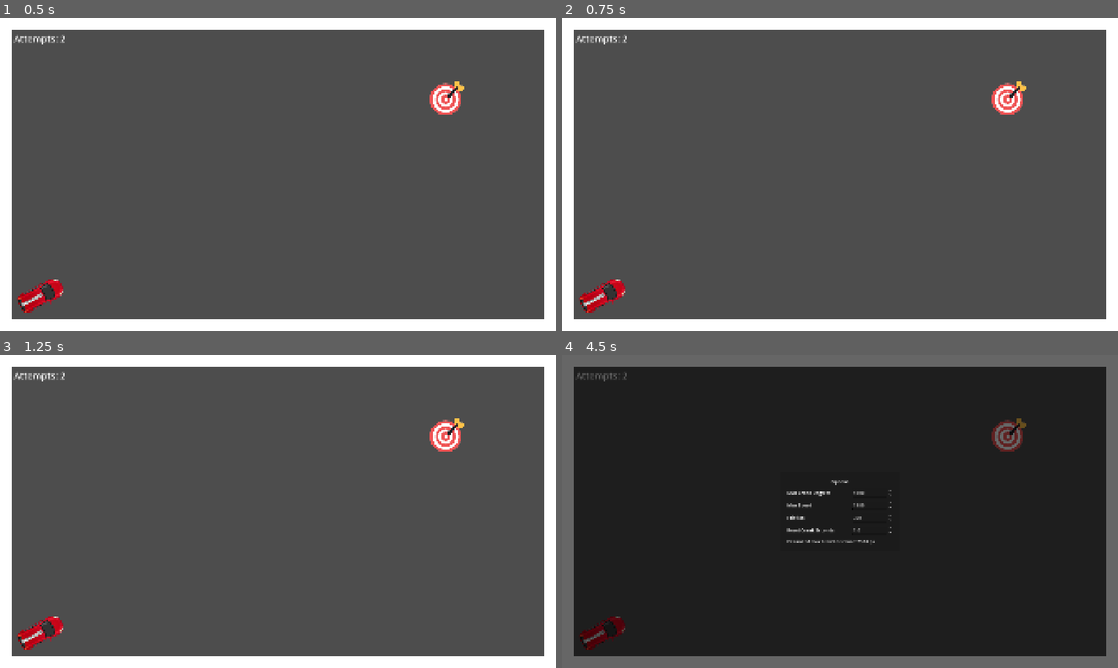
Above: before the commit, frames 1-4 (two rows, left to right).
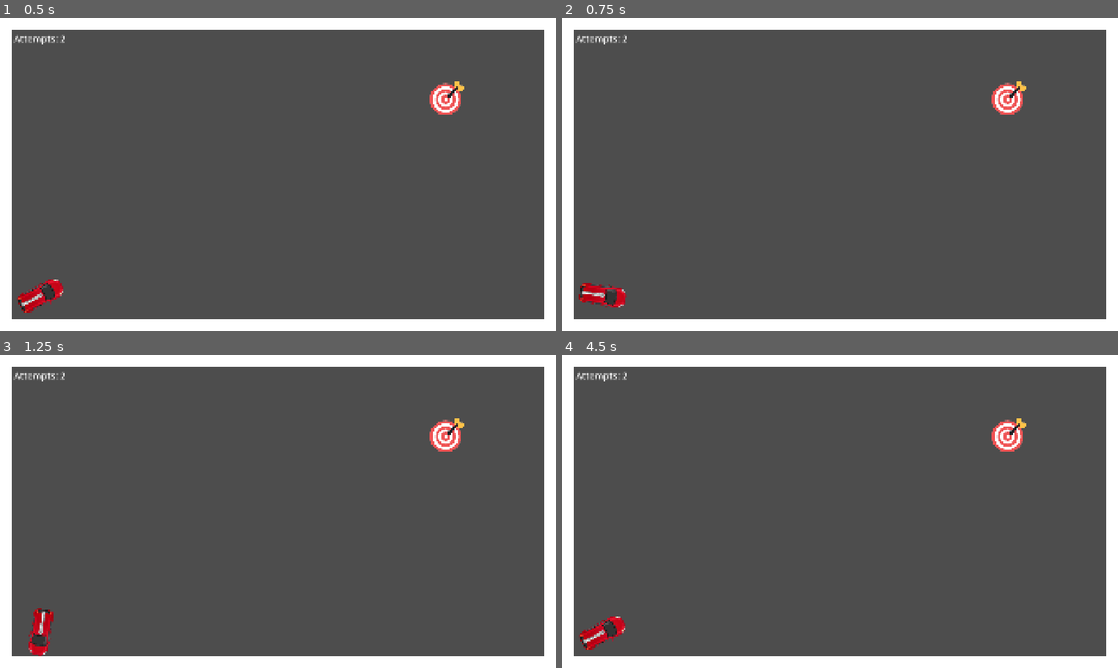
Above: after the commit, the same moments.

Repository: shlomiatia/GMTK2026
Game: Godot game, scene res://Scenes/Main/Main.tscn
Two runs of this game, one before a commit and one after it. Both use one fixed random seed, a clock stepped at 60 frames per second and the inputs below.
Inputs (mouse positions are in pixels of both pictures, inside the frame that each line leads up to):
- Up to frame 1 (0.5 s): no input
- Up to frame 2 (0.75 s): tap Enter at 0.5 s; move the mouse to (962, 158) at 0.52 s; hold D (right) from 0.53 s (still down); click (962, 158) at 0.6 s
- Up to frame 3 (1.25 s): keep holding D (right)
- Up to frame 4 (4.5 s): move the mouse to (728, 527) at 1.27 s; release D (right) at 1.28 s; hold A (left) 1.28-2.03 s; click (728, 527) at 1.35 s; move the mouse to (895, 442) at 2.02 s; hold D (right) 2.03-3.53 s; click (895, 442) at 2.1 s; move the mouse to (812, 574) at 2.77 s; click (812, 574) at 2.85 s; move the mouse to (1006, 558) at 3.52 s; hold A (left) 3.53-4.25 s; click (1006, 558) at 3.6 s; tap Escape (options) at 4.15 s; click (840, 473) at 4.25 s, where only the run after the commit has a clickable "Free Steering"

Frame 1 is identical in both runs. In frame 2, 0.5% of the frame differs, in the area x 3-12%, y 83-95%; in frame 3, 0.7%; in frame 4, 100%, in the area x 0-100%, y 0-100%.

Commit message:
rotation mode

Diff:
--- a/Scenes/Car/car.gd
+++ b/Scenes/Car/car.gd
@@ -2,6 +2,7 @@
 
 signal launched
 signal rested
+signal steer_phase_started
 
 @onready var _crank_sprite: Sprite2D = $Crank
 @onready var _crank_area_shape: CollisionShape2D = $Crank/Area2D/CollisionShape2D
@@ -16,6 +17,11 @@
 var _using_mouse: bool = false
 var _virtual_mouse_pos: Vector2 = Vector2.ZERO
 
+var _steer_phase: bool = false
+var _steer_crank_degrees: float = 0.0
+var _last_full_steer_rotations: int = 0
+var _steer_multiplier: float = 0.0
+
 
 func _input(event: InputEvent) -> void:
 	if !_cranking || !_using_mouse || Input.mouse_mode != Input.MOUSE_MODE_CAPTURED:
@@ -26,9 +32,10 @@
 	_virtual_mouse_pos += get_viewport().get_canvas_transform().affine_inverse().basis_xform(relative)
 
 
-func _process(_delta: float) -> void:
+func _process(delta: float) -> void:
 	if _is_launched:
 		return
+	_process_rotate_on_start(delta)
 	if Input.is_action_just_pressed("crank"):
 		var mouse_pressed := Input.is_mouse_button_pressed(MOUSE_BUTTON_LEFT)
 		if mouse_pressed && !_is_mouse_over_crank_area():
@@ -43,15 +50,28 @@
 		if _using_mouse:
 			Input.mouse_mode = Input.MOUSE_MODE_VISIBLE
 		_cranking = false
-		_launch()
+		if Constants.steering_mode == Constants.SteeringMode.ROTATION_CRANK && !_steer_phase && _crank_degrees > 0.0:
+			_steer_phase = true
+			steer_phase_started.emit()
+		else:
+			_launch()
 	elif _cranking:
 		var angle := _get_crank_angle()
 		if is_nan(angle):
 			_last_angle = NAN
 		else:
 			if !is_nan(_last_angle):
-				_advance_crank(angle, _last_angle)
+				if _steer_phase:
+					_advance_steer_crank(angle, _last_angle)
+				else:
+					_advance_crank(angle, _last_angle)
 			_last_angle = angle
+
+
+func _process_rotate_on_start(delta: float) -> void:
+	if Constants.steering_mode != Constants.SteeringMode.ROTATE_ON_START:
+		return
+	rotation += deg_to_rad(Constants.rotate_speed) * Input.get_axis("left", "right") * delta
 
 
 func _is_mouse_over_crank_area() -> bool:
@@ -75,12 +95,22 @@
 func _physics_process(delta: float) -> void:
 	if !_is_launched:
 		return
+	var dir := 0.0
+	if Constants.steering_mode == Constants.SteeringMode.FREE_STEERING:
+		dir = Input.get_axis("left", "right")
+	elif Constants.steering_mode == Constants.SteeringMode.ROTATION_CRANK:
+		dir = _steer_multiplier
+	if dir != 0.0:
+		var steer_angle := deg_to_rad(Constants.steer_speed) * dir * delta
+		rotation += steer_angle
+		velocity = velocity.rotated(steer_angle)
 	velocity = velocity.move_toward(Vector2.ZERO, Constants.friction * delta)
 	move_and_slide()
 	if velocity == Vector2.ZERO:
 		_is_launched = false
 		_crank_degrees = 0.0
 		_last_full_rotations = 0
+		_steer_multiplier = 0.0
 		rested.emit()
 
 
@@ -99,11 +129,27 @@
 		_audio_stream_player.play()
 
 
+func _advance_steer_crank(new_angle: float, prev_angle: float) -> void:
+	var delta := wrapf(new_angle - prev_angle, -PI, PI)
+	var max_degrees := Constants.max_steer_crank_rotations * 360.0
+	_steer_crank_degrees = clampf(_steer_crank_degrees + rad_to_deg(delta), -max_degrees, max_degrees)
+	_crank_sprite.rotation_degrees = _steer_crank_degrees
+	var full := int(absf(_steer_crank_degrees) / 360.0)
+	if full > _last_full_steer_rotations:
+		_audio_stream_player.play()
+	_last_full_steer_rotations = full
+
+
 func _launch() -> void:
 	if _crank_degrees <= 0.0 || _is_launched:
 		return
+	if Constants.steering_mode == Constants.SteeringMode.ROTATION_CRANK:
+		_steer_multiplier = _steer_crank_degrees / (Constants.max_steer_crank_rotations * 360.0)
 	_is_launched = true
 	launched.emit()
 	var tween := create_tween()
 	tween.tween_property(_crank_sprite, "rotation_degrees", 0.0, Constants.reset_crank_seconds).set_trans(Tween.TRANS_BACK).set_ease(Tween.EASE_OUT)
 	velocity = - transform.y * (_crank_degrees / Constants.max_crank_degrees) * Constants.max_speed
+	_steer_phase = false
+	_steer_crank_degrees = 0.0
+	_last_full_steer_rotations = 0
--- a/Scenes/Level/level.gd
+++ b/Scenes/Level/level.gd
@@ -17,6 +17,8 @@
 	_goal = get_tree().get_first_node_in_group("goal") as Goal
 	_car.launched.connect(_on_car_launched)
 	_car.rested.connect(_on_car_rested)
+	_car.steer_phase_started.connect(_on_car_steer_phase_started)
+	_show_crank_hint()
 
 
 func _process(_delta: float) -> void:
@@ -25,6 +27,7 @@
 
 
 func _on_car_launched() -> void:
+	_overlay.hide_message()
 	if _game_over:
 		return
 	_attempts_left -= 1
@@ -38,6 +41,17 @@
 		_win()
 	elif _attempts_left <= 0:
 		_lose()
+	else:
+		_show_crank_hint()
+
+
+func _on_car_steer_phase_started() -> void:
+	_overlay.show_message("Click on crank and rotate to steer")
+
+
+func _show_crank_hint() -> void:
+	if Constants.steering_mode == Constants.SteeringMode.ROTATION_CRANK:
+		_overlay.show_message("Click on crank and rotate clockwise to set speed")
 
 
 func _win() -> void:
--- a/Scenes/Options/Options.tscn
+++ b/Scenes/Options/Options.tscn
@@ -1,6 +1,8 @@
 [gd_scene format=3 uid="uid://bp3bbqdl6drvw"]
 
 [ext_resource type="Script" uid="uid://dphp4vxgbnort" path="res://Scenes/Options/options.gd" id="1_opt"]
+
+[sub_resource type="ButtonGroup" id="ButtonGroup_steering_mode"]
 
 [node name="Options" type="CanvasLayer" unique_id=211288680]
 process_mode = 3
@@ -37,6 +39,78 @@
 layout_mode = 2
 text = "Options"
 horizontal_alignment = 1
+
+[node name="SteeringModeLabel" type="Label" parent="Center/Panel/Margin/VBox" unique_id=300000001]
+layout_mode = 2
+text = "Steering Mode"
+
+[node name="SteeringModeRotateOnStart" type="CheckBox" parent="Center/Panel/Margin/VBox" unique_id=300000002]
+layout_mode = 2
+button_pressed = true
+button_group = SubResource("ButtonGroup_steering_mode")
+text = "Set Rotation On Start"
+
+[node name="SteeringModeFreeSteering" type="CheckBox" parent="Center/Panel/Margin/VBox" unique_id=300000003]
+layout_mode = 2
+button_group = SubResource("ButtonGroup_steering_mode")
+text = "Free Steering"
+
+[node name="SteeringModeRotationCrank" type="CheckBox" parent="Center/Panel/Margin/VBox" unique_id=300000004]
+layout_mode = 2
+button_group = SubResource("ButtonGroup_steering_mode")
+text = "Rotation Crank"
+
+[node name="RotateSpeedRow" type="HBoxContainer" parent="Center/Panel/Margin/VBox" unique_id=300000005]
+layout_mode = 2
+
+[node name="Label" type="Label" parent="Center/Panel/Margin/VBox/RotateSpeedRow" unique_id=300000006]
+custom_minimum_size = Vector2(220, 0)
+layout_mode = 2
+tooltip_text = "Degrees per second the car rotates via left/right before launching, in Set Rotation On Start mode."
+text = "Rotate Speed"
+
+[node name="SpinBox" type="SpinBox" parent="Center/Panel/Margin/VBox/RotateSpeedRow" unique_id=300000007]
+custom_minimum_size = Vector2(140, 0)
+layout_mode = 2
+tooltip_text = "Degrees per second the car rotates via left/right before launching, in Set Rotation On Start mode."
+min_value = 10.0
+max_value = 720.0
+value = 10.0
+
+[node name="SteerSpeedRow" type="HBoxContainer" parent="Center/Panel/Margin/VBox" unique_id=300000008]
+layout_mode = 2
+
+[node name="Label" type="Label" parent="Center/Panel/Margin/VBox/SteerSpeedRow" unique_id=300000009]
+custom_minimum_size = Vector2(220, 0)
+layout_mode = 2
+tooltip_text = "Degrees per second the car turns in flight: via left/right in Free Steering mode, or at full crank strength in Rotation Crank mode."
+text = "Steer Speed"
+
+[node name="SpinBox" type="SpinBox" parent="Center/Panel/Margin/VBox/SteerSpeedRow" unique_id=300000010]
+custom_minimum_size = Vector2(140, 0)
+layout_mode = 2
+tooltip_text = "Degrees per second the car turns in flight: via left/right in Free Steering mode, or at full crank strength in Rotation Crank mode."
+min_value = 10.0
+max_value = 720.0
+value = 10.0
+
+[node name="MaxSteerCrankRotationsRow" type="HBoxContainer" parent="Center/Panel/Margin/VBox" unique_id=300000011]
+layout_mode = 2
+
+[node name="Label" type="Label" parent="Center/Panel/Margin/VBox/MaxSteerCrankRotationsRow" unique_id=300000012]
+custom_minimum_size = Vector2(220, 0)
+layout_mode = 2
+tooltip_text = "Full crank rotations, in either direction, needed on the steering crank to reach full steering strength."
+text = "Max Steer Crank Rotations"
+
+[node name="SpinBox" type="SpinBox" parent="Center/Panel/Margin/VBox/MaxSteerCrankRotationsRow" unique_id=300000013]
+custom_minimum_size = Vector2(140, 0)
+layout_mode = 2
+tooltip_text = "Full crank rotations, in either direction, needed on the steering crank to reach full steering strength."
+min_value = 1.0
+max_value = 10.0
+step = 1.0
+value = 1.0
 
 [node name="MaxCrankDegreesRow" type="HBoxContainer" parent="Center/Panel/Margin/VBox" unique_id=1768078139]
 layout_mode = 2
@@ -116,3 +190,9 @@
 [connection signal="value_changed" from="Center/Panel/Margin/VBox/MaxSpeedRow/SpinBox" to="." method="_on_max_speed_spin_box_value_changed"]
 [connection signal="value_changed" from="Center/Panel/Margin/VBox/FrictionRow/SpinBox" to="." method="_on_friction_spin_box_value_changed"]
 [connection signal="value_changed" from="Center/Panel/Margin/VBox/ResetCrankSecondsRow/SpinBox" to="." method="_on_reset_crank_seconds_spin_box_value_changed"]
+[connection signal="toggled" from="Center/Panel/Margin/VBox/SteeringModeRotateOnStart" to="." method="_on_steering_mode_rotate_on_start_toggled"]
+[connection signal="toggled" from="Center/Panel/Margin/VBox/SteeringModeFreeSteering" to="." method="_on_steering_mode_free_steering_toggled"]
+[connection signal="toggled" from="Center/Panel/Margin/VBox/SteeringModeRotationCrank" to="." method="_on_steering_mode_rotation_crank_toggled"]
+[connection signal="value_changed" from="Center/Panel/Margin/VBox/RotateSpeedRow/SpinBox" to="." method="_on_rotate_speed_spin_box_value_changed"]
+[connection signal="value_changed" from="Center/Panel/Margin/VBox/SteerSpeedRow/SpinBox" to="." method="_on_steer_speed_spin_box_value_changed"]
+[connection signal="value_changed" from="Center/Panel/Margin/VBox/MaxSteerCrankRotationsRow/SpinBox" to="." method="_on_max_steer_crank_rotations_spin_box_value_changed"]
--- a/Scenes/Options/options.gd
+++ b/Scenes/Options/options.gd
@@ -5,6 +5,12 @@
 @onready var _friction_spin_box: SpinBox = $Center/Panel/Margin/VBox/FrictionRow/SpinBox
 @onready var _reset_crank_seconds_spin_box: SpinBox = $Center/Panel/Margin/VBox/ResetCrankSecondsRow/SpinBox
 @onready var _distance_label: Label = $Center/Panel/Margin/VBox/DistanceLabel
+@onready var _steering_mode_rotate_on_start: CheckBox = $Center/Panel/Margin/VBox/SteeringModeRotateOnStart
+@onready var _steering_mode_free_steering: CheckBox = $Center/Panel/Margin/VBox/SteeringModeFreeSteering
+@onready var _steering_mode_rotation_crank: CheckBox = $Center/Panel/Margin/VBox/SteeringModeRotationCrank
+@onready var _rotate_speed_spin_box: SpinBox = $Center/Panel/Margin/VBox/RotateSpeedRow/SpinBox
+@onready var _steer_speed_spin_box: SpinBox = $Center/Panel/Margin/VBox/SteerSpeedRow/SpinBox
+@onready var _max_steer_crank_rotations_spin_box: SpinBox = $Center/Panel/Margin/VBox/MaxSteerCrankRotationsRow/SpinBox
 
 
 func _ready() -> void:
@@ -12,7 +18,17 @@
 	_max_speed_spin_box.value = Constants.max_speed
 	_friction_spin_box.value = Constants.friction
 	_reset_crank_seconds_spin_box.value = Constants.reset_crank_seconds
+	_rotate_speed_spin_box.value = Constants.rotate_speed
+	_steer_speed_spin_box.value = Constants.steer_speed
+	_max_steer_crank_rotations_spin_box.value = Constants.max_steer_crank_rotations
 	_update_distance_label()
+	match Constants.steering_mode:
+		Constants.SteeringMode.ROTATE_ON_START:
+			_steering_mode_rotate_on_start.button_pressed = true
+		Constants.SteeringMode.FREE_STEERING:
+			_steering_mode_free_steering.button_pressed = true
+		Constants.SteeringMode.ROTATION_CRANK:
+			_steering_mode_rotation_crank.button_pressed = true
 
 
 func _process(_delta: float) -> void:
@@ -42,3 +58,38 @@
 func _update_distance_label() -> void:
 	var distance := (Constants.max_speed * Constants.max_speed) / (2.0 * Constants.friction)
 	_distance_label.text = "Estimated max travel distance: %d px" % distance
+
+
+func _on_rotate_speed_spin_box_value_changed(value: float) -> void:
+	Constants.rotate_speed = value
+
+
+func _on_steer_speed_spin_box_value_changed(value: float) -> void:
+	Constants.steer_speed = value
+
+
+func _on_max_steer_crank_rotations_spin_box_value_changed(value: float) -> void:
+	Constants.max_steer_crank_rotations = value
+
+
+func _on_steering_mode_rotate_on_start_toggled(button_pressed: bool) -> void:
+	if button_pressed:
+		_set_steering_mode(Constants.SteeringMode.ROTATE_ON_START)
+
+
+func _on_steering_mode_free_steering_toggled(button_pressed: bool) -> void:
+	if button_pressed:
+		_set_steering_mode(Constants.SteeringMode.FREE_STEERING)
+
+
+func _on_steering_mode_rotation_crank_toggled(button_pressed: bool) -> void:
+	if button_pressed:
+		_set_steering_mode(Constants.SteeringMode.ROTATION_CRANK)
+
+
+func _set_steering_mode(mode: Constants.SteeringMode) -> void:
+	if Constants.steering_mode == mode:
+		return
+	Constants.steering_mode = mode
+	get_tree().paused = false
+	get_tree().reload_current_scene()
--- a/Scenes/Overlay/overlay.gd
+++ b/Scenes/Overlay/overlay.gd
@@ -11,3 +11,7 @@
 func show_message(text: String) -> void:
 	_message_label.text = text
 	_message_label.visible = true
+
+
+func hide_message() -> void:
+	_message_label.visible = false
--- a/Scripts/constants.gd
+++ b/Scripts/constants.gd
@@ -1,6 +1,12 @@
 class_name Constants
+
+enum SteeringMode { ROTATE_ON_START, FREE_STEERING, ROTATION_CRANK }
 
 static var max_crank_degrees := 5.0 * 360.0
 static var max_speed := 1180.0
 static var friction := 300.0
 static var reset_crank_seconds := 1.0
+static var steering_mode := SteeringMode.ROTATE_ON_START
+static var rotate_speed := 180.0
+static var steer_speed := 120.0
+static var max_steer_crank_rotations := 3.0
